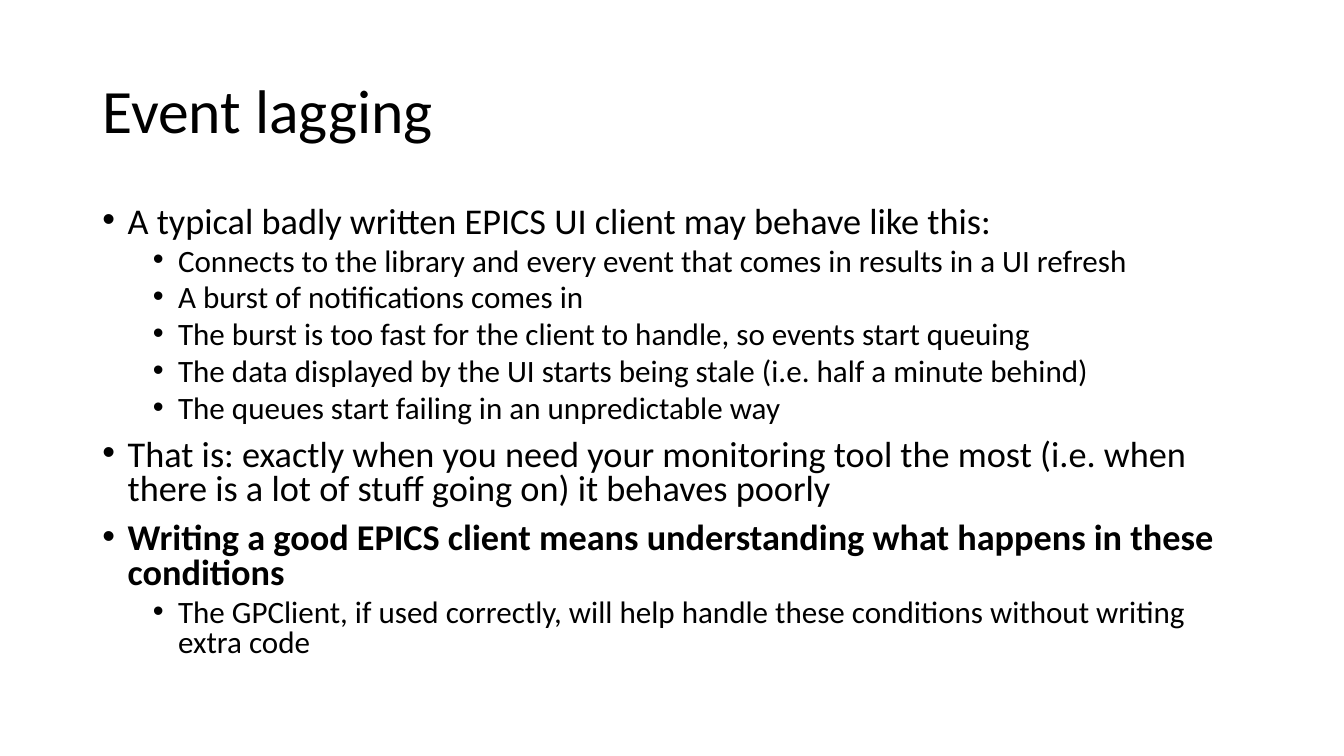
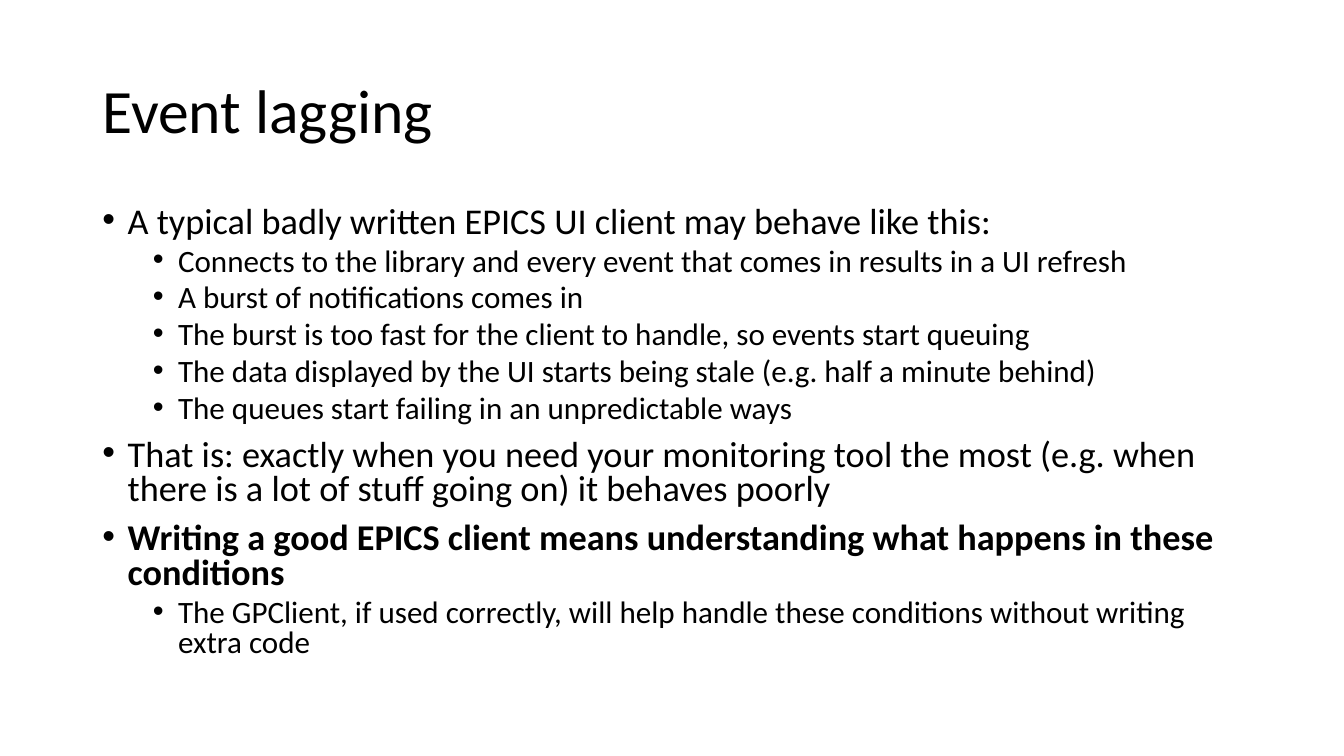
Before and after one commit to shroffk/epics-java-resources, a slide deck: slide 27 of EPICS-GPClient.pptx. Drawn at 1344x756 pixels with LibreOffice and Linux fonts; fonts in the diff are those of the drawing. Boxes give left, top, right and bottom in pixels: in the first picture for what was removed or moved away, otherwise in the second. Text is boxed around its words. In the diff, an @@ line names an element or a change of style, - is before the commit and + after.

```diff
--- a/EPICS-GPClient.pptx
+++ b/EPICS-GPClient.pptx
@@ text at [128, 359, 1195, 508]: text changed @@
-  • The data displayed by the UI starts being stale (i.e. half a minute behind)
-  • The queues start failing in an unpredictable way
-• That is: exactly when you need your monitoring tool the most (i.e. when there is a lot of stuff going on) it behaves poorly
+  • The data displayed by the UI starts being stale (e.g. half a minute behind)
+  • The queues start failing in an unpredictable ways
+• That is: exactly when you need your monitoring tool the most (e.g. when there is a lot of stuff going on) it behaves poorly
```
Also in this commit, not shown: 9 other slides changed.
